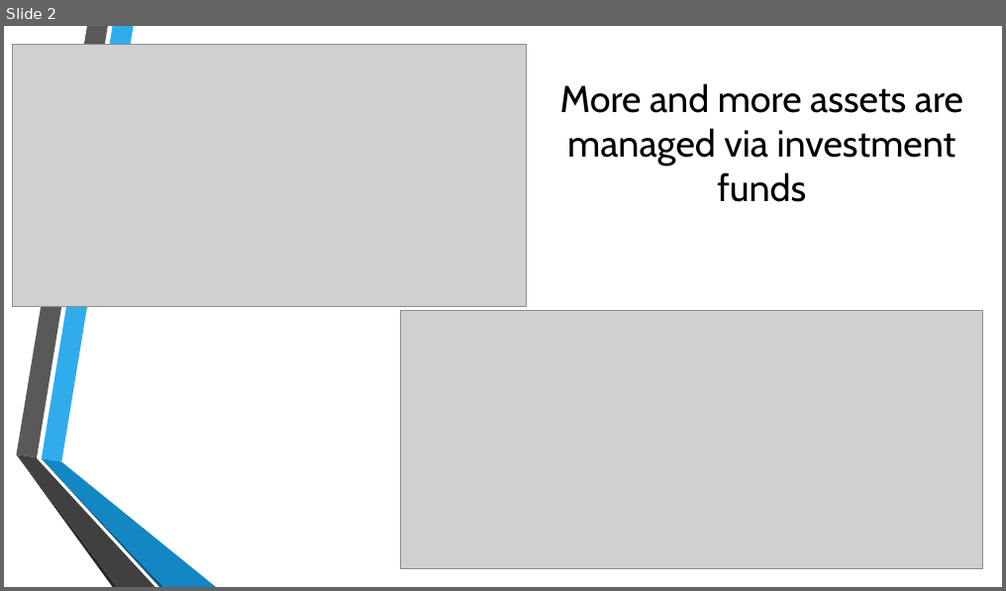
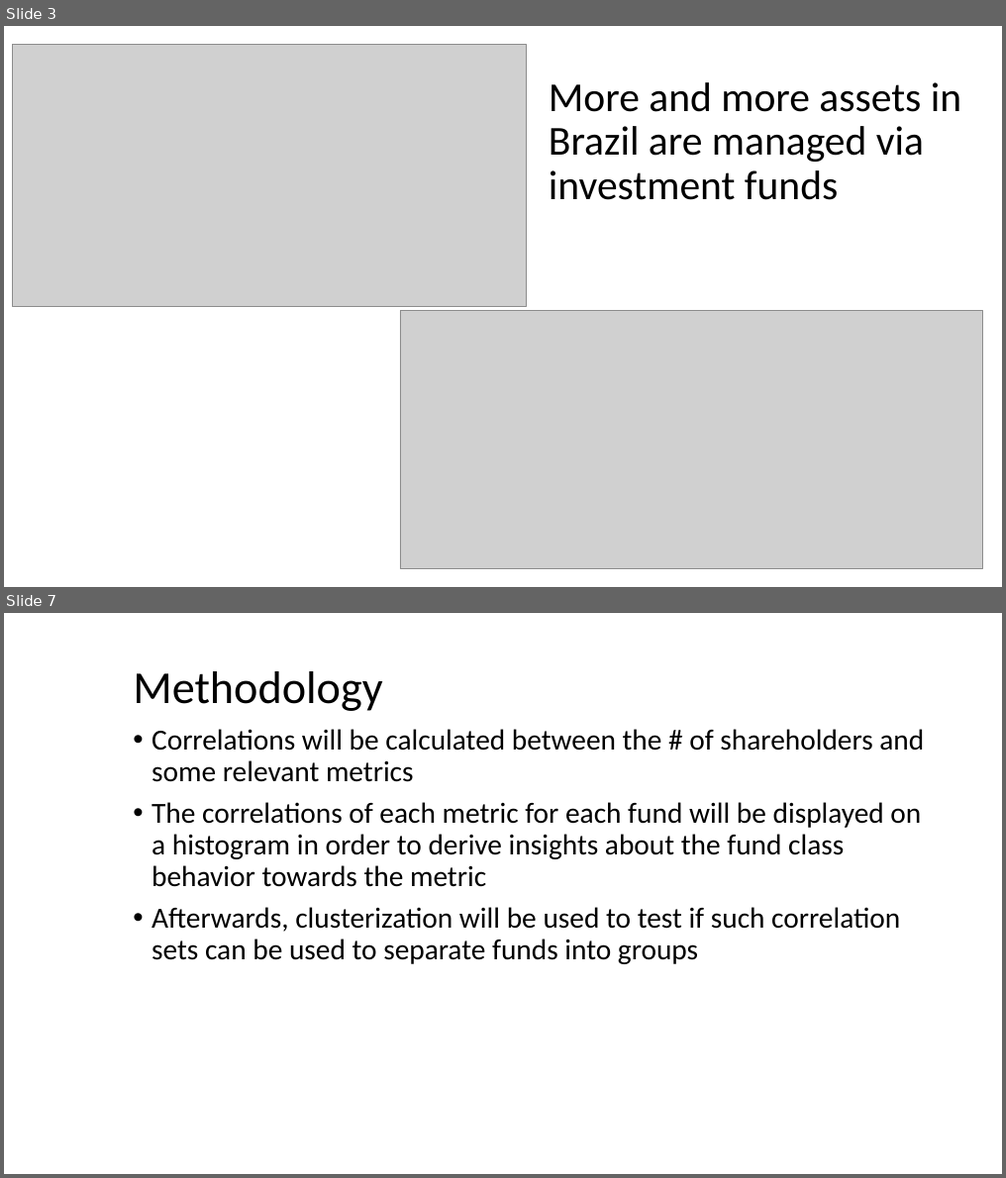
Before and after one commit to rafaelimai/ibmdscapstone, a slide deck: Presentation.pptx. Shown one above the other, each under a label of ours: slide 2 before the commit, slides 3 and 7 after it; the slides between them are not shown. The pictures are 1006x591 and 1006x1178 pixels, drawn with LibreOffice and Linux fonts; fonts in the diff are those of the drawing; grey boxes stand for pictures; background and template pictures are left out. Boxes give left, top, right and bottom in pixels: in the first picture for what was removed or moved away, otherwise in the second. Text is boxed around its words. In the diff, an @@ line names an element or a change of style, - is before the commit and + after.

```diff
--- a/Presentation.pptx
+++ b/Presentation.pptx
@@ slide 7 added at (x1=4, y1=613, x2=1002, y2=1174), background #FFFFFF @@
@@ title added at (x1=133, y1=671, x2=382, y2=711), 44 pt, text #000000 @@
+Methodology
@@ text added at (x1=152, y1=729, x2=924, y2=964), 28 pt, text #000000 @@
+• Correlations will be calculated between the # of shareholders and some relevant metrics
+• The correlations of each metric for each fund will be displayed on a histogram in order to derive insights about the fund class behavior towards the metric
+• Afterwards, clusterization will be used to test if such correlation sets can be used to separate funds into groups
@@ what was slide 2 is now slide 3 @@
@@ slide 3 changed as well @@
@@ title at (x1=548, y1=82, x2=961, y2=200): text changed; size 36 to 39.6 pt; font Cabin to Calibri @@
-More and more assets are managed via investment funds
+More and more assets in Brazil are managed via investment funds
@@ group removed at (x1=16, y1=26, x2=216, y2=587): 6 freeform shapes @@
```
Also in this commit, not shown: 1 other slide changed, 18 other slides added, 1 slide removed.
